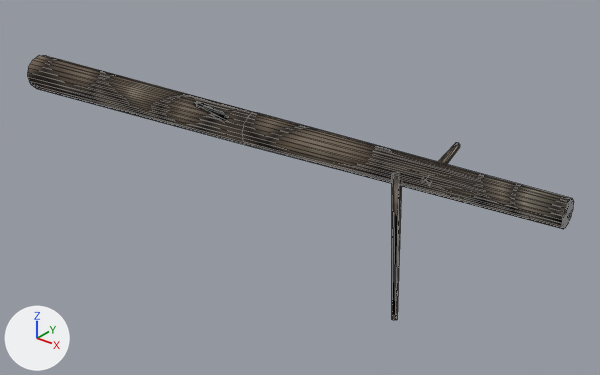
Before and after pictures for a commit that changed the glTF model game/assets/models/rocks/hearthvale_driftwood_b/hearthvale_driftwood_b.glb.
The view is the same before and after, from a 50 mm lens placed at (4.22, -4.66, 3.3), pointed at (0.41, 0.1, 0.35). The axes (+X, +Y, +Z) are drawn at lower left. The lights are the same throughout. The first picture is the older version. Mesh edges are drawn as thin lines. Objects named as collision shapes, trigger or cutter boxes, shadow casters or lower levels of detail are left out. Vertices at exactly the same position are counted once.

Before the edit, the objects in view are built like this:
```python
me_hearthvale_driftwood_b = bpy.data.meshes.new('hearthvale_driftwood_b')
me_hearthvale_driftwood_b.from_pydata(...)  # 110 vertices, 204 faces; spans x -2.59..2.59, y -0.59..0.36, z 0.0..1.07
me_hearthvale_driftwood_b.materials.append(mat_hearthvale_driftwood_b_mat)
me_hearthvale_driftwood_b_lod1 = bpy.data.meshes.new('hearthvale_driftwood_b_LOD1')
me_hearthvale_driftwood_b_lod1.from_pydata(...)  # 110 vertices, 204 faces; spans x -2.59..2.59, y -0.59..0.36, z 0.0..1.07
me_hearthvale_driftwood_b_lod1.materials.append(mat_hearthvale_driftwood_b_mat)
ob_hearthvale_driftwood_b = bpy.data.objects.new('hearthvale_driftwood_b', me_hearthvale_driftwood_b)
ob_hearthvale_driftwood_b.location = (0.0, 0.0, 0.0)
ob_hearthvale_driftwood_b_lod1 = bpy.data.objects.new('hearthvale_driftwood_b_LOD1', me_hearthvale_driftwood_b_lod1)
ob_hearthvale_driftwood_b_lod1.location = (0.0, 0.0, 0.0)
```
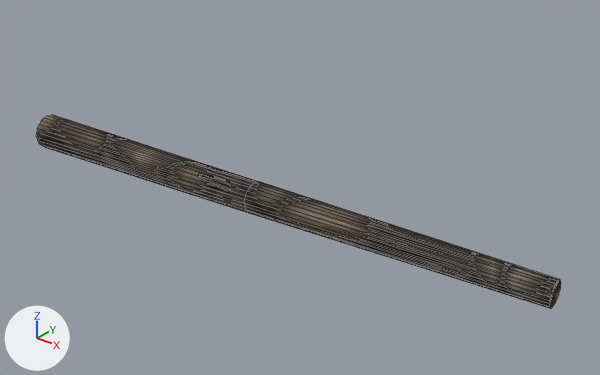
Changed parts and their boxes [x1, y1, x2, y2] in the pictures (600 x 375 px; the box of a moved part takes in the faces that stretch with it):
'hearthvale_driftwood_b_LOD1', reshaped (not visible afterwards)
    before: [28, 55, 574, 320]
'hearthvale_driftwood_b', reshaped (not visible before)
    after: [36, 115, 561, 309]
part 1 of me_hearthvale_driftwood_b, moved or reshaped (not visible before)
    after: [36, 115, 561, 309]
part 2 of me_hearthvale_driftwood_b, moved or reshaped (not visible before)
    after: [198, 173, 231, 191]
part 3 of me_hearthvale_driftwood_b_lod1, moved or reshaped (not visible afterwards)
    before: [28, 55, 574, 229]
part 4 of me_hearthvale_driftwood_b_lod1, moved or reshaped (not visible afterwards)
    before: [194, 102, 228, 122]
part 5 of me_hearthvale_driftwood_b_lod1, deleted
    before: [422, 143, 460, 184]
part 6 of me_hearthvale_driftwood_b_lod1, deleted
    before: [391, 173, 402, 320]

What the commit changed:
me_hearthvale_driftwood_b is used by ob_hearthvale_driftwood_b; location (0.0, 0.0, 0.0).
me_hearthvale_driftwood_b had 110 vertices, 204 faces and spanned x -2.59..2.59, y -0.59..0.36, z 0.0..1.07.
me_hearthvale_driftwood_b now has 86 vertices, 164 faces and spans x -2.59..2.59, y -0.39..0.28, z 0.0..0.45.
me_hearthvale_driftwood_b part 1: the loose piece of 74 vertices spanning x -2.59..2.59, y -0.34..0.28, z 0.62..0.95 is moved by (0.0, 0.0, -0.62).
me_hearthvale_driftwood_b part 2: the loose piece of 12 vertices spanning x -0.27..-0.14, y -0.39..0.03, z 0.75..1.07 is moved by (0.0, 0.0, -0.62).
Other edits to the shape of me_hearthvale_driftwood_b do not show in these pictures.
me_hearthvale_driftwood_b_lod1 is used by ob_hearthvale_driftwood_b_lod1; location (0.0, 0.0, 0.0).
me_hearthvale_driftwood_b_lod1 had 110 vertices, 204 faces and spanned x -2.59..2.59, y -0.59..0.36, z 0.0..1.07.
me_hearthvale_driftwood_b_lod1 now has 86 vertices, 164 faces and spans x -2.59..2.59, y -0.39..0.28, z 0.0..0.45.
me_hearthvale_driftwood_b_lod1 part 3: the loose piece of 74 vertices spanning x -2.59..2.59, y -0.34..0.28, z 0.62..0.95 is moved by (0.0, 0.0, -0.62).
me_hearthvale_driftwood_b_lod1 part 4: the loose piece of 12 vertices spanning x -0.27..-0.14, y -0.39..0.03, z 0.75..1.07 is moved by (0.0, 0.0, -0.62).
me_hearthvale_driftwood_b_lod1 part 5: the loose piece of 12 vertices spanning x 1.58..1.68, y -0.02..0.36, z 0.75..0.99 is deleted.
me_hearthvale_driftwood_b_lod1 part 6: the loose piece of 12 vertices spanning x 1.34..1.79, y -0.59..0.03, z 0.0..0.81 is deleted.
